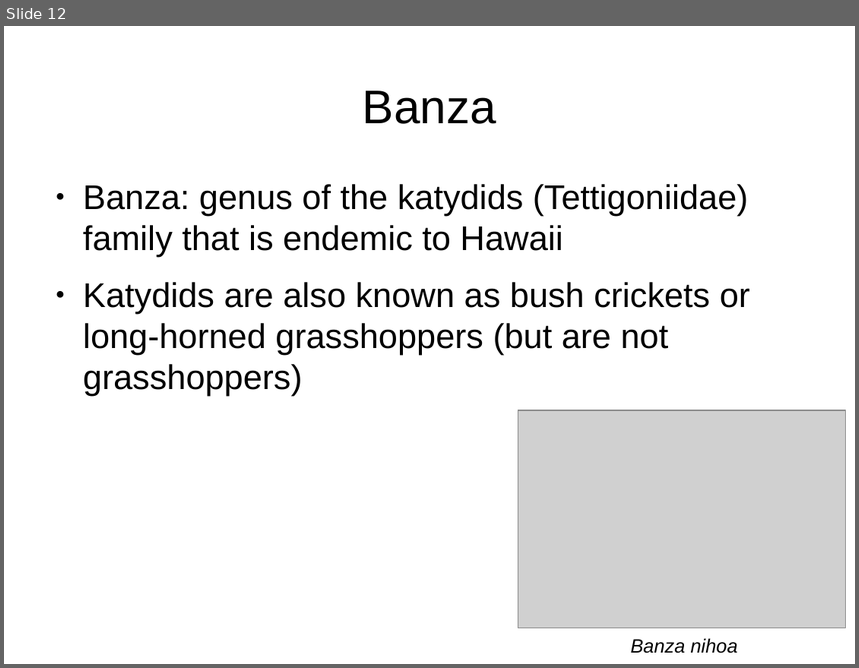
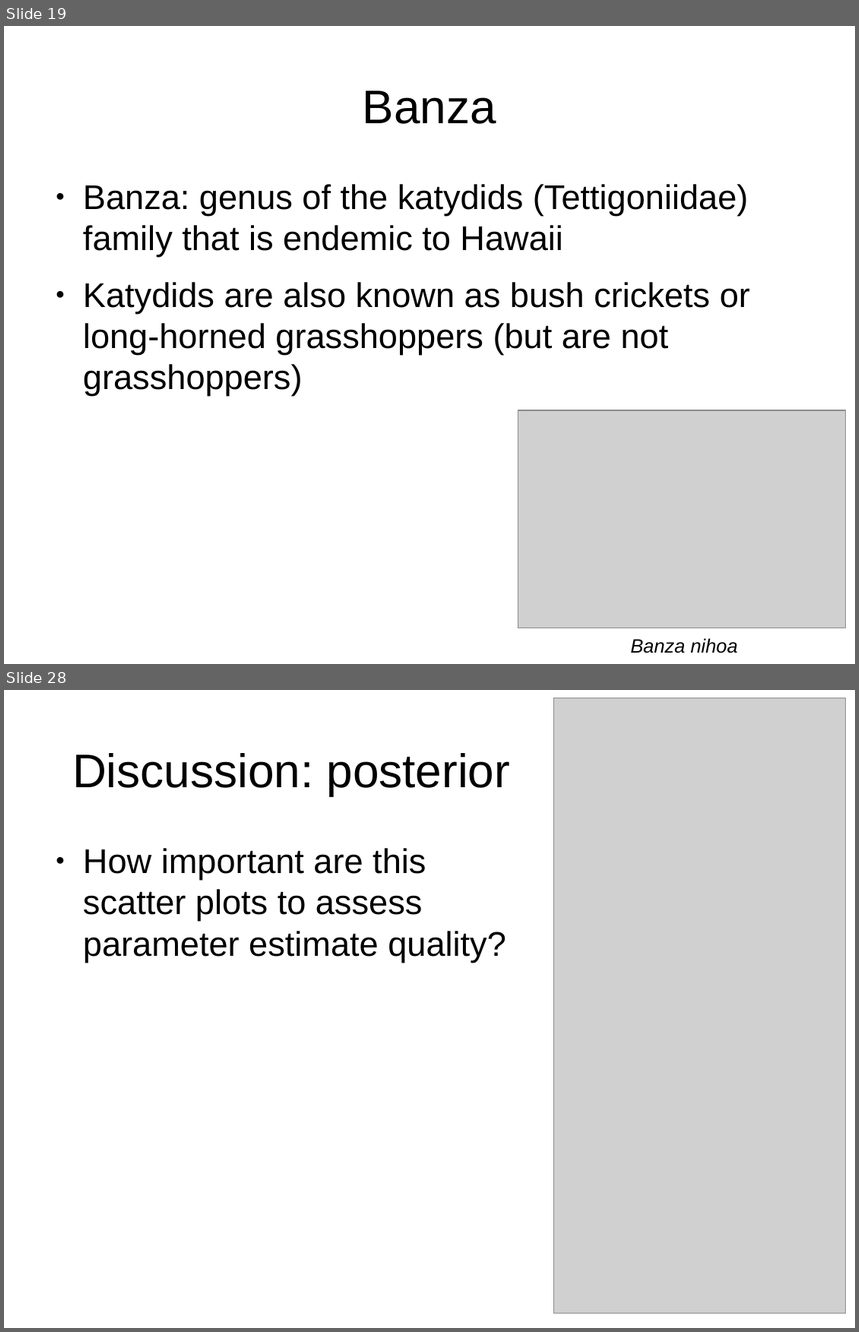
Before and after one commit to richelbilderbeek/Science, a slide deck: Presentations/RanjardEtAl2014.odp. Shown one above the other, each under a label of ours: slide 12 before the commit, slides 19 and 28 after it; the slides between them are not shown. The pictures are 859x668 and 859x1332 pixels, drawn with LibreOffice and Linux fonts; fonts in the diff are those of the drawing; grey boxes stand for pictures. Boxes give left, top, right and bottom in pixels: in the first picture for what was removed or moved away, otherwise in the second. Text is boxed around its words. In the diff, an @@ line names an element or a change of style, - is before the commit and + after.

```diff
--- a/Presentations/RanjardEtAl2014.odp
+++ b/Presentations/RanjardEtAl2014.odp
@@ slide 28 added at bbox=[4, 690, 855, 1328], background #FFFFFF @@
@@ picture added at bbox=[554, 698, 846, 1314] @@
@@ title added at bbox=[72, 753, 510, 796], 44 pt, text #000000 @@
+Discussion: posterior
@@ text added at bbox=[83, 848, 506, 962], 32 pt, text #000000 @@
+● How important are this scatter plots to assess parameter estimate quality?
@@ what was slide 12 is now slide 19 @@
```
Also in this commit, not shown: 3 slides changed, 15 other slides added, 3 slides removed, 10 other files.
